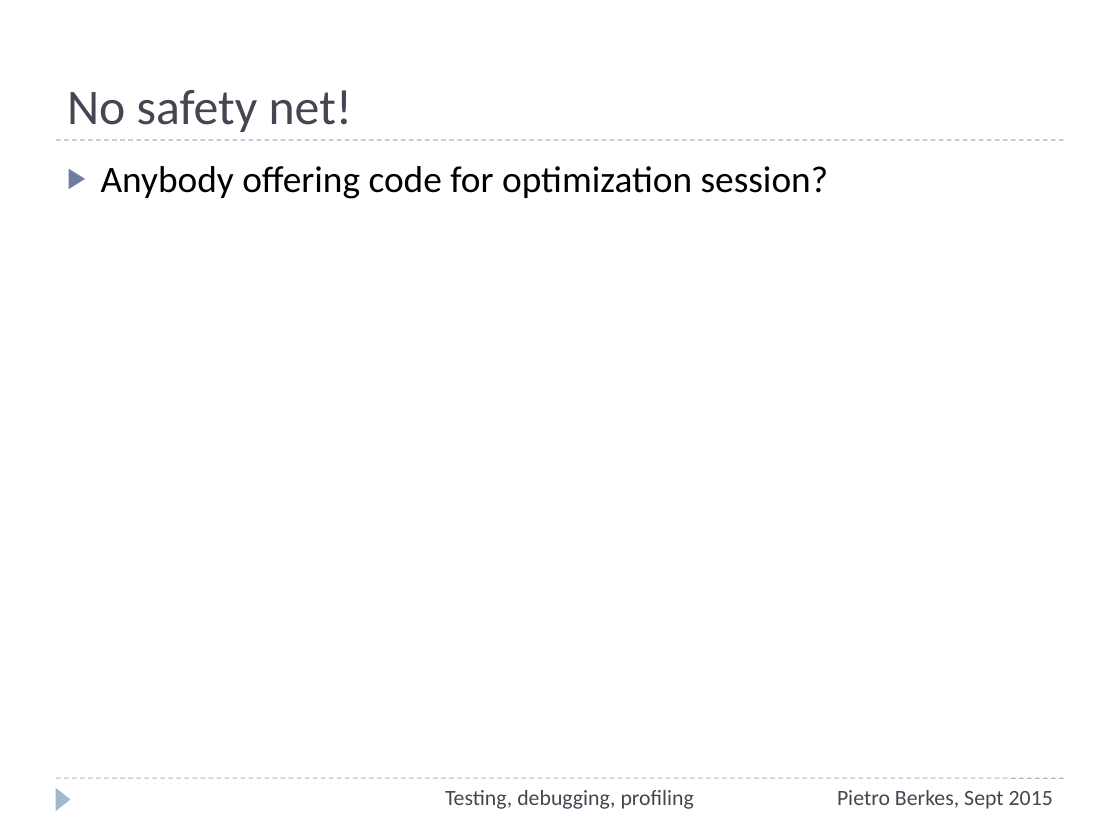
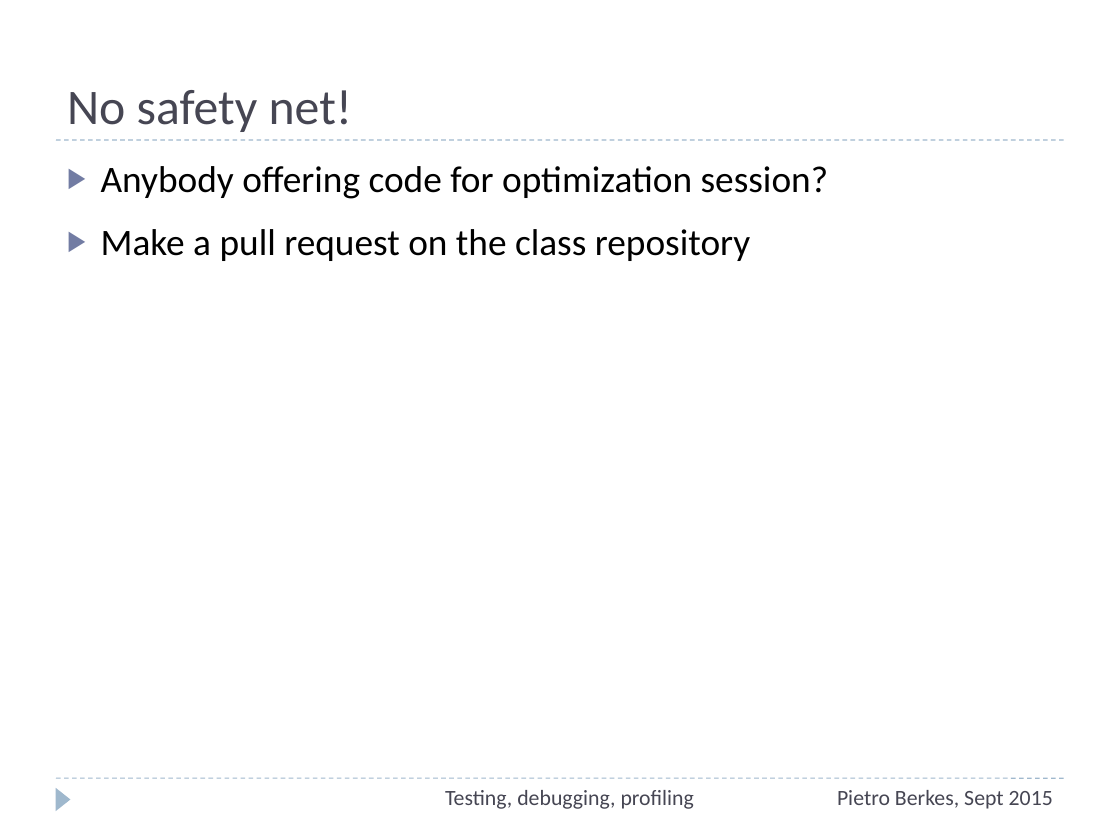
Before and after one commit to ASPP/testing_debugging_profiling, a slide deck: slide 75 of testing-debugging-profiling.pptx. Drawn at 1120x840 pixels with LibreOffice and Linux fonts; fonts in the diff are those of the drawing. Boxes give left, top, right and bottom in pixels: in the first picture for what was removed or moved away, otherwise in the second. Text is boxed around its words. In the diff, an @@ line names an element or a change of style, - is before the commit and + after.

```diff
--- a/testing-debugging-profiling.pptx
+++ b/testing-debugging-profiling.pptx
@@ text at bbox=[101, 229, 750, 261]: paragraph added @@
+▶ Make a pull request on the class repository
```
Also in this commit, not shown: 9 other slides changed, 1 slide added, 1 slide removed.
